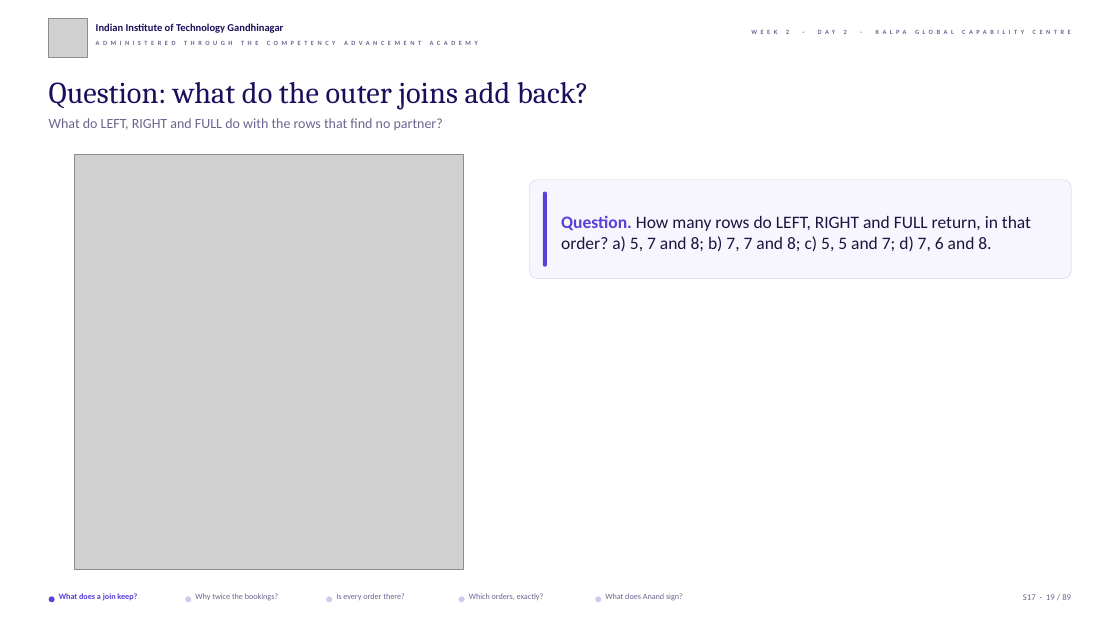
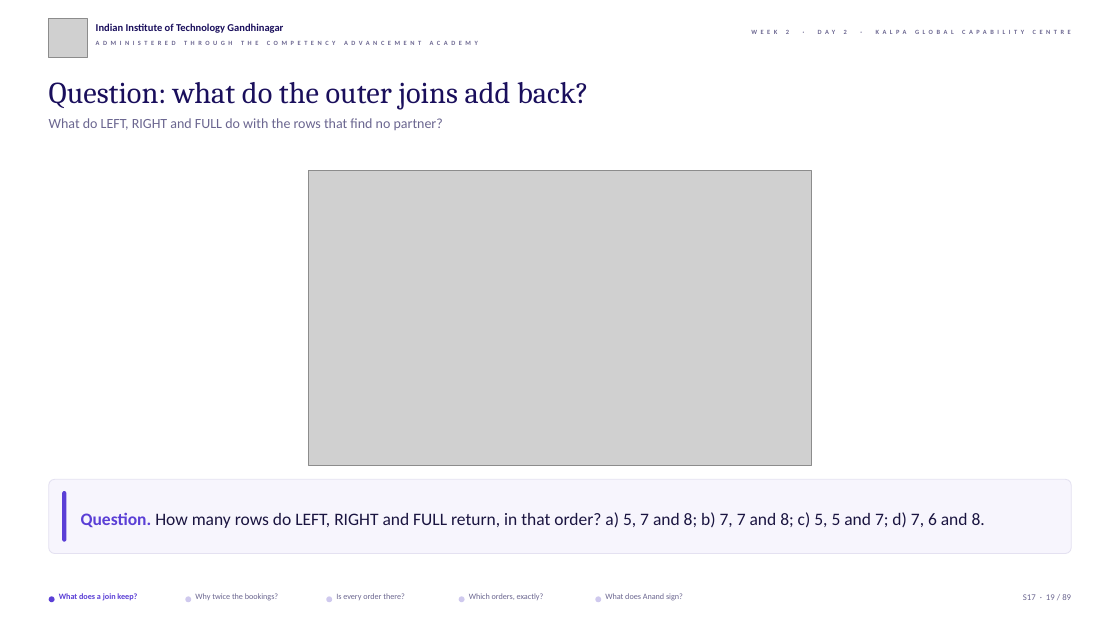
Before and after one commit to fde-academy-lab/c2-content-factory, a slide deck: slide 19 of content/W02/D2/slides/C2_W02_D02_half1_STUDENT.pptx. Drawn at 1120x630 pixels with LibreOffice and Linux fonts; fonts in the diff are those of the drawing; grey boxes stand for pictures; background and template pictures are left out. Boxes give left, top, right and bottom in pixels: in the first picture for what was removed or moved away, otherwise in the second. Text is boxed around its words. In the diff, an @@ line names an element or a change of style, - is before the commit and + after.

```diff
--- a/content/W02/D2/slides/C2_W02_D02_half1_STUDENT.pptx
+++ b/content/W02/D2/slides/C2_W02_D02_half1_STUDENT.pptx
@@ picture removed at (74,155,463,570) @@
@@ picture added at (308,171,811,466) @@
@@ rounded rectangle: place and size @@
-rounded rectangle at (529,180,1071,279)
+rounded rectangle at (49,480,1071,554)
@@ rounded rectangle: place and size @@
-rounded rectangle at (543,192,547,267)
+rounded rectangle at (62,492,66,542)
@@ text "Question. How many rows do ..." rewrapped from (561,216,1031,252) to (81,512,985,528) @@
```
Also in this commit, not shown: 36 other slides changed, 26 other files.
